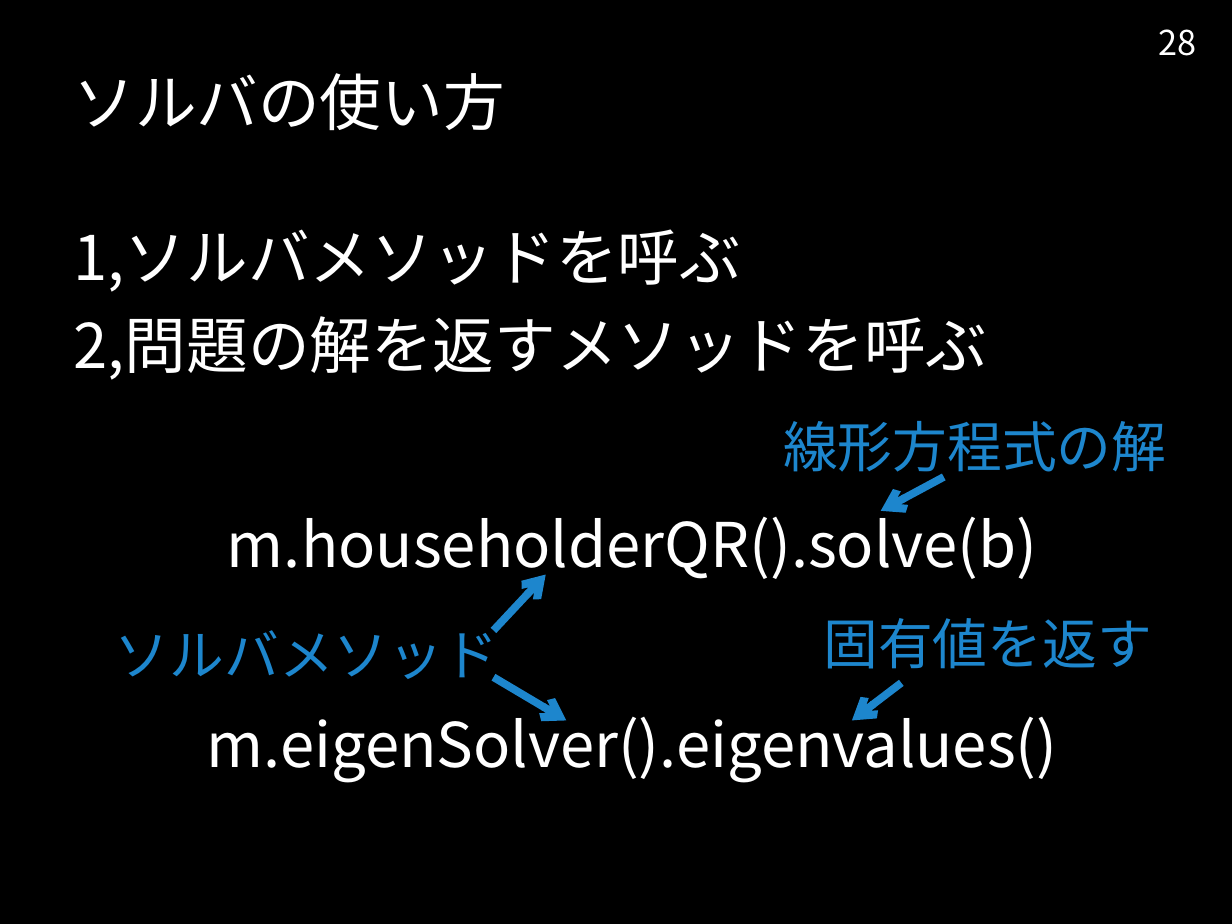
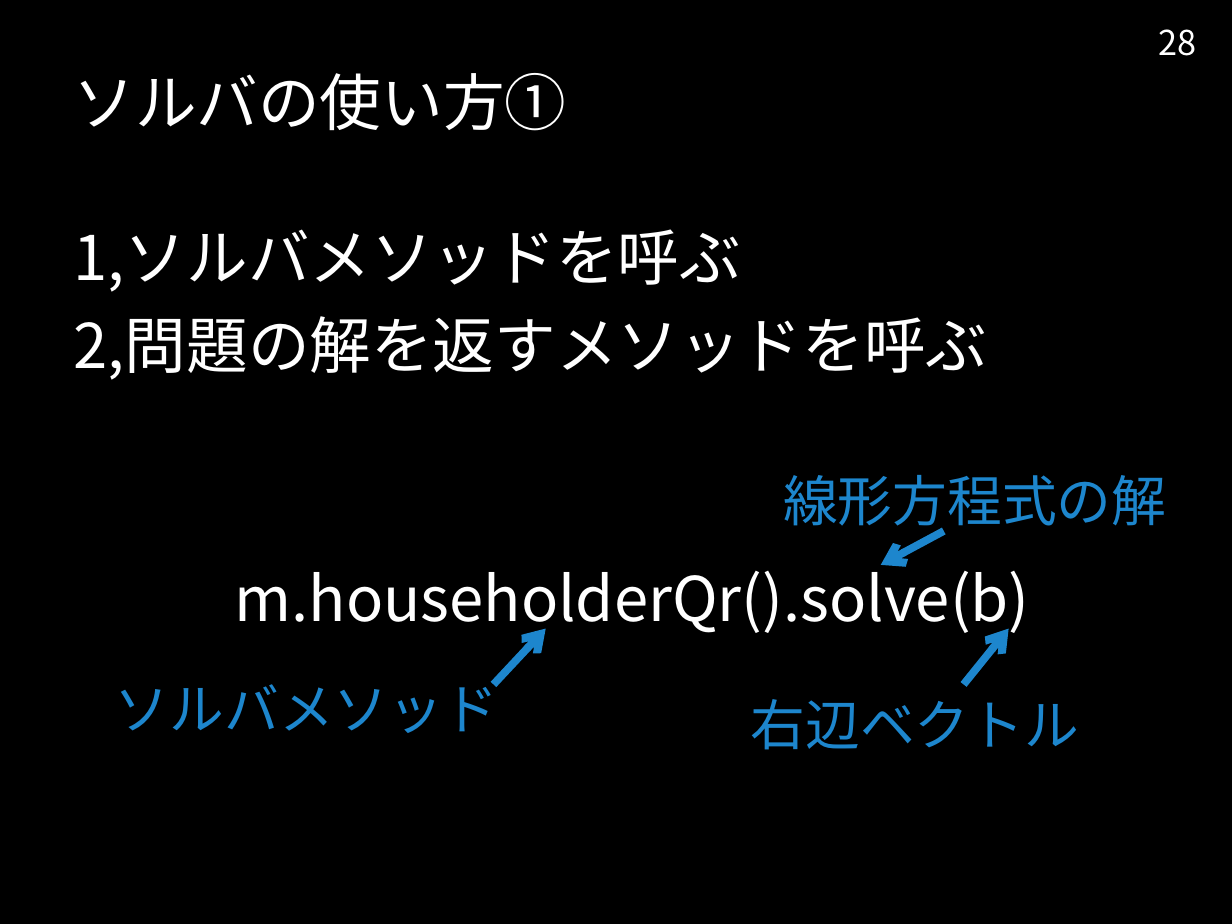
Before and after one commit to TetsuyaNegishi/Eigen_Seminar_2015_11_04, a slide deck: slide 28 of Eigen_Seminar_slide.pptx. Drawn at 1232x924 pixels with LibreOffice and Linux fonts; fonts in the diff are those of the drawing; background and template pictures are left out. Boxes give left, top, right and bottom in pixels: in the first picture for what was removed or moved away, otherwise in the second. Text is boxed around its words. In the diff, an @@ line names an element or a change of style, - is before the commit and + after.

```diff
--- a/Eigen_Seminar_slide.pptx
+++ b/Eigen_Seminar_slide.pptx
@@ text at box(74, 73, 567, 131): text changed @@
-ソルバの使い方
+ソルバの使い方①
@@ 2 texts, 2 arrows: place and size @@
-2 texts, 2 arrows at box(115, 421, 1166, 684)
+2 texts, 2 arrows at box(115, 475, 1166, 733)
@@ text at box(235, 558, 1030, 637): text changed @@
-m.householderQR().solve(b)
+m.householderQr().solve(b)
@@ text removed at box(823, 618, 1152, 669) @@
-固有値を返す
@@ arrow moved from (902, 683) - (853, 721) to (963, 685) - (1009, 628) @@
@@ arrow removed from (494, 678) to (567, 721) @@
@@ text removed at box(207, 704, 1058, 783) @@
-m.eigenSolver().eigenvalues()
@@ text added at box(751, 699, 1080, 750), 32 pt, text #1D86CD @@
+右辺ベクトル
```
Also in this commit, not shown: 1 other slide changed, 3 slides added, 1 slide removed, 1 other file.
